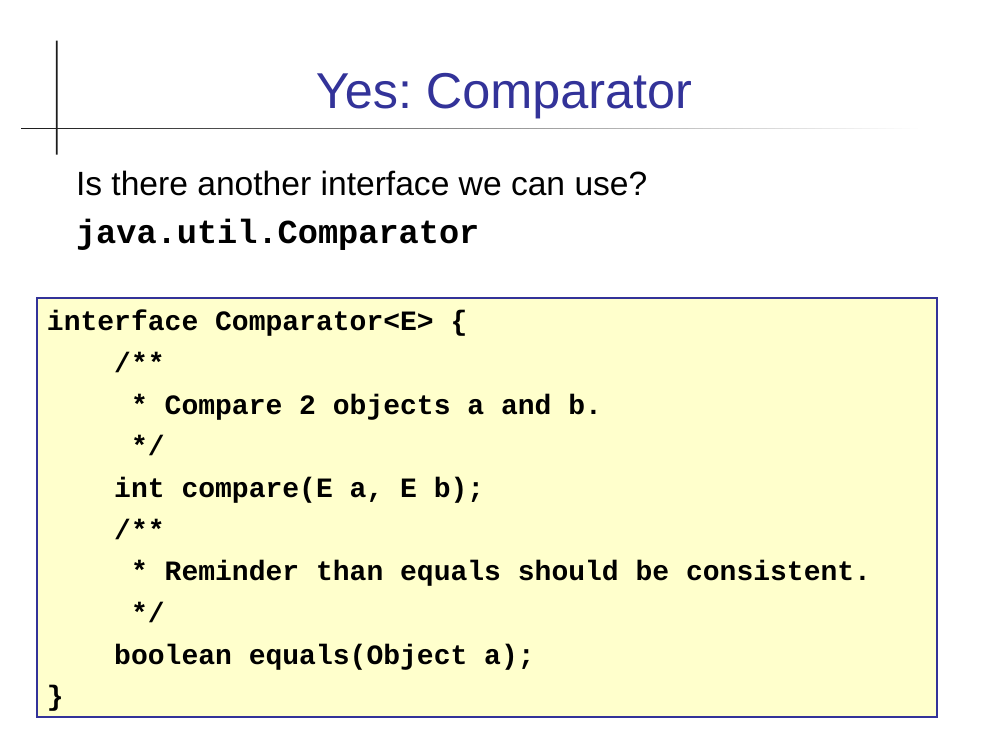
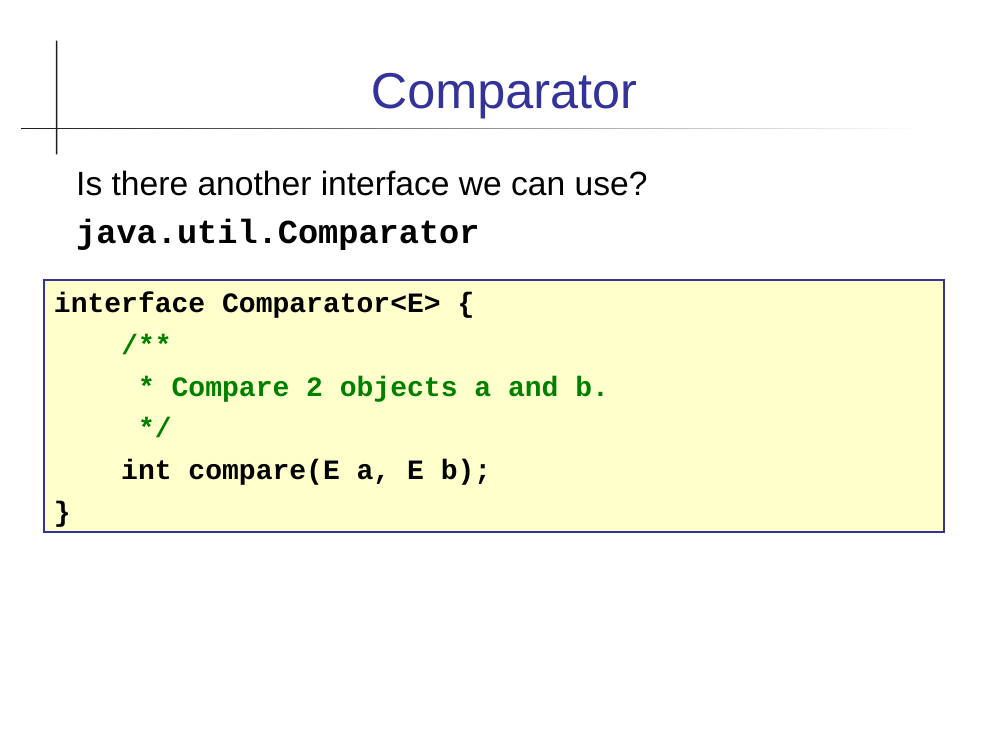
Before and after one commit to skeoop/skeoop.github.io, a slide deck: slide 5 of interface/Common-Interfaces.ppt. Drawn at 1008x756 pixels with LibreOffice and Linux fonts; fonts in the diff are those of the drawing. Boxes give left, top, right and bottom in pixels: in the first picture for what was removed or moved away, otherwise in the second. Text is boxed around its words. In the diff, an @@ line names an element or a change of style, - is before the commit and + after.

```diff
--- a/interface/Common-Interfaces.ppt
+++ b/interface/Common-Interfaces.ppt
@@ title at (371, 73, 637, 118): text changed @@
-Yes: Comparator
+Comparator
@@ rectangle "interface Comparator<E> {": place and size @@
-rectangle "interface Comparator<E> {" at (37, 297, 937, 717)
+rectangle "interface Comparator<E> {" at (44, 279, 944, 531)
@@ text in rectangle at (172, 376, 609, 402): text colour #000000 to #008000 in "/**", "* Compare 2 objects a and b.", "*/" @@
@@ text in rectangle at (114, 561, 871, 670): paragraphs removed @@
-/**
-* Reminder than equals should be consistent.
-*/
-boolean equals(Object a);
```
Also in this commit, not shown: 2 other slides changed, 4 slides added, 3 slides removed, 16 other files.
